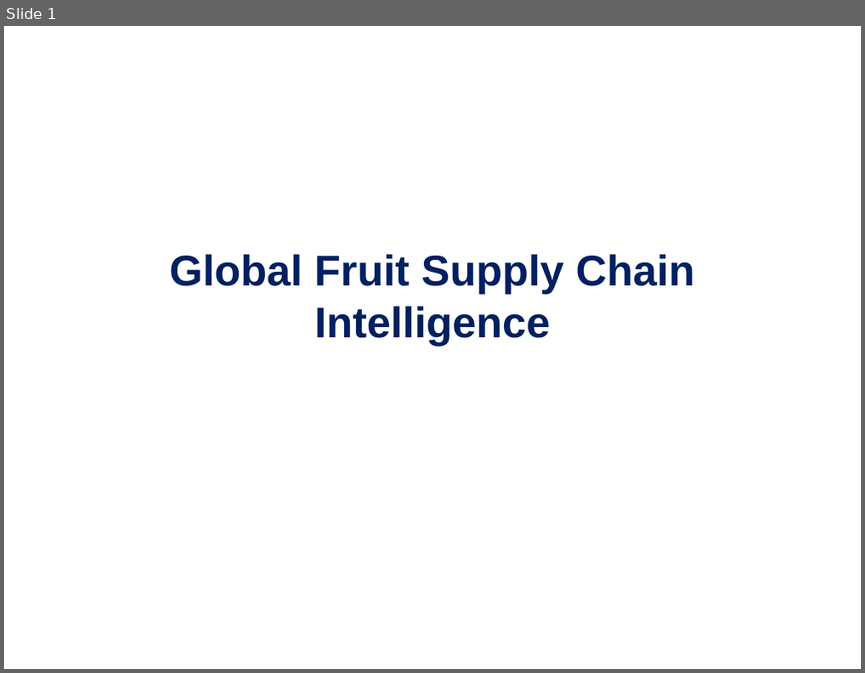
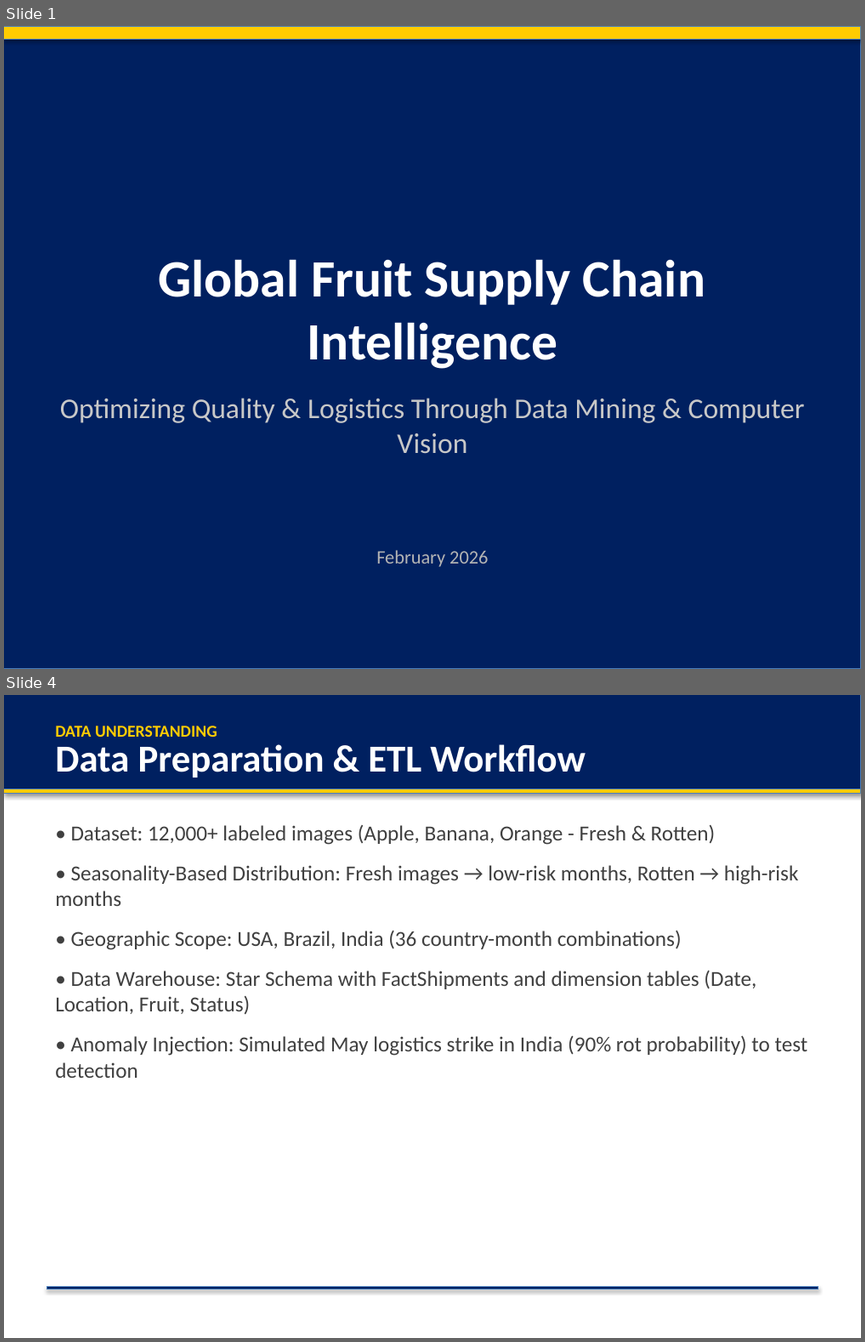
Before and after one commit to HakimiMasstar/data-mining-project, a slide deck: Global_Supply_Chain_Corporate.pptx. Shown one above the other, each under a label of ours: slide 1 before the commit, slides 1 and 4 after it; the slides between them are not shown. The pictures are 865x673 and 865x1342 pixels, drawn with LibreOffice and Linux fonts; fonts in the diff are those of the drawing. Boxes give left, top, right and bottom in pixels: in the first picture for what was removed or moved away, otherwise in the second. Text is boxed around its words. In the diff, an @@ line names an element or a change of style, - is before the commit and + after.

```diff
--- a/Global_Supply_Chain_Corporate.pptx
+++ b/Global_Supply_Chain_Corporate.pptx
@@ slide 4 added at (4,695,861,1338), background #FFFFFF @@
@@ rectangle added at (4,695,861,789), fill #002060, outline #4B7EBC 0.75 pt @@
@@ text added at (55,726,217,737), 14 pt, text #FFCC00, bold @@
+DATA UNDERSTANDING
@@ text added at (55,744,585,777), 32 pt, text #FFFFFF, bold @@
+Data Preparation & ETL Workflow
@@ rectangle added at (4,789,861,794), fill #FFCC00, outline #4B7EBC 0.75 pt @@
@@ text added at (55,825,808,1077), 18 pt, text #404040 @@
+• Dataset: 12,000+ labeled images (Apple, Banana, Orange - Fresh & Rotten)
+• Seasonality-Based Distribution: Fresh images → low-risk months, Rotten → high-risk months
+• Geographic Scope: USA, Brazil, India (36 country-month combinations)
+• Data Warehouse: Star Schema with FactShipments and dimension tables (Date, Location, Fruit, Status)
+• Anomaly Injection: Simulated May logistics strike in India (90% rot probability) to test detection
@@ rectangle added at (46,1287,818,1289), fill #002060, outline #4B7EBC 0.75 pt @@
@@ slide 1 changed as well @@
@@ rectangle added at (4,26,861,669), fill #002060, outline #4B7EBC 0.75 pt @@
@@ rectangle added at (4,26,861,39), fill #FFCC00, outline #4B7EBC 0.75 pt @@
@@ text "Global Fruit Supply Chain Intelligence": place and size @@
-text "Global Fruit Supply Chain Intelligence" at (170,254,695,346)
+text "Global Fruit Supply Chain Intelligence" at (158,259,705,369)
@@ text "Global Fruit Supply Chain Intelligence" at (158,259,705,369): size 36 to 44 pt, font Arial to Calibri, text colour #002060 to #FFFFFF; vertical alignment middle to top @@
@@ text added at (60,397,805,454), 24 pt, text #C8C8C8 @@
+Optimizing Quality & Logistics Through Data Mining & Computer Vision
@@ text added at (376,550,488,567), 16 pt, text #B4B4B4 @@
+February 2026
```
Also in this commit, not shown: 1 other slide changed, 7 other slides added, 8 slides removed, 3 other files.
